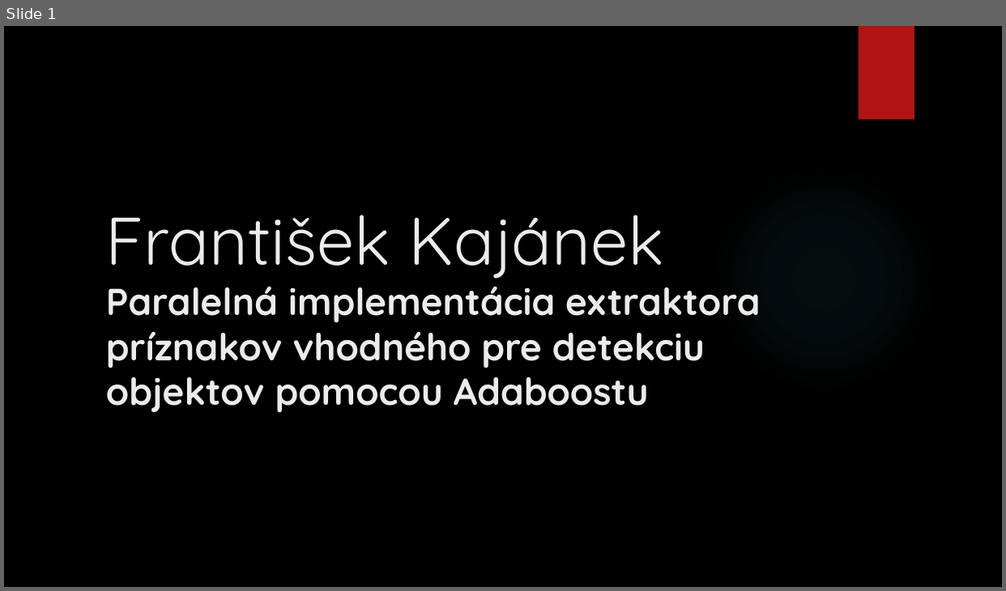
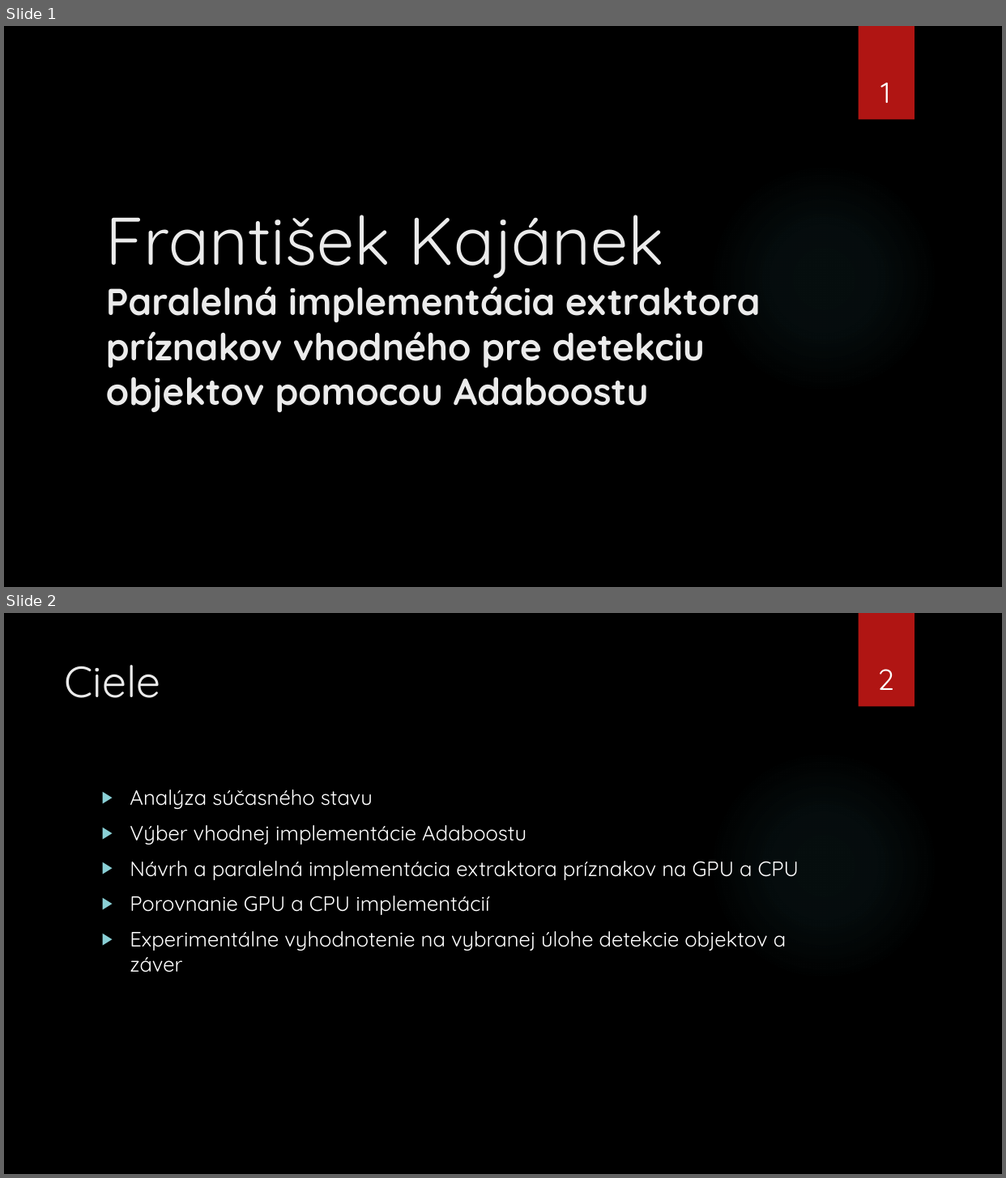
Before and after one commit to killerwife/IngProjekt, a slide deck: Diplomova Praca/PrezentaciaStatnice.pptx. Shown one above the other, each under a label of ours: slide 1 before the commit, slides 1 and 2 after it. The pictures are 1006x591 and 1006x1178 pixels, drawn with LibreOffice and Linux fonts; fonts in the diff are those of the drawing; background and template pictures are left out. Boxes give left, top, right and bottom in pixels: in the first picture for what was removed or moved away, otherwise in the second. Text is boxed around its words. In the diff, an @@ line names an element or a change of style, - is before the commit and + after.

```diff
--- a/Diplomova Praca/PrezentaciaStatnice.pptx
+++ b/Diplomova Praca/PrezentaciaStatnice.pptx
@@ slide 2 added at <box>4,613,1002,1174</box>, background picture (left out); not listed: 2 template elements that a slide beside it also shows @@
@@ title added at <box>65,665,161,698</box>, 42 pt, text #EBEBEB @@
+Ciele
@@ page number added at <box>877,669,893,690</box>, 28 pt, text #FFFFFF @@
+2
@@ text added at <box>130,790,799,973</box>, 20 pt, text #FFFFFF @@
+▶ Analýza súčasného stavu
+▶ Výber vhodnej implementácie Adaboostu
+▶ Návrh a paralelná implementácia extraktora príznakov na GPU a CPU
+▶ Porovnanie GPU a CPU implementácií
+▶ Experimentálne vyhodnotenie na vybranej úlohe detekcie objektov a záver
@@ slide 1 changed as well @@
@@ page number added at <box>880,83,890,103</box>, 28 pt, text #FFFFFF @@
+1
```
Also in this commit, not shown: 9 other slides changed, 5 other slides added, 2 slides removed, 5 other files.
